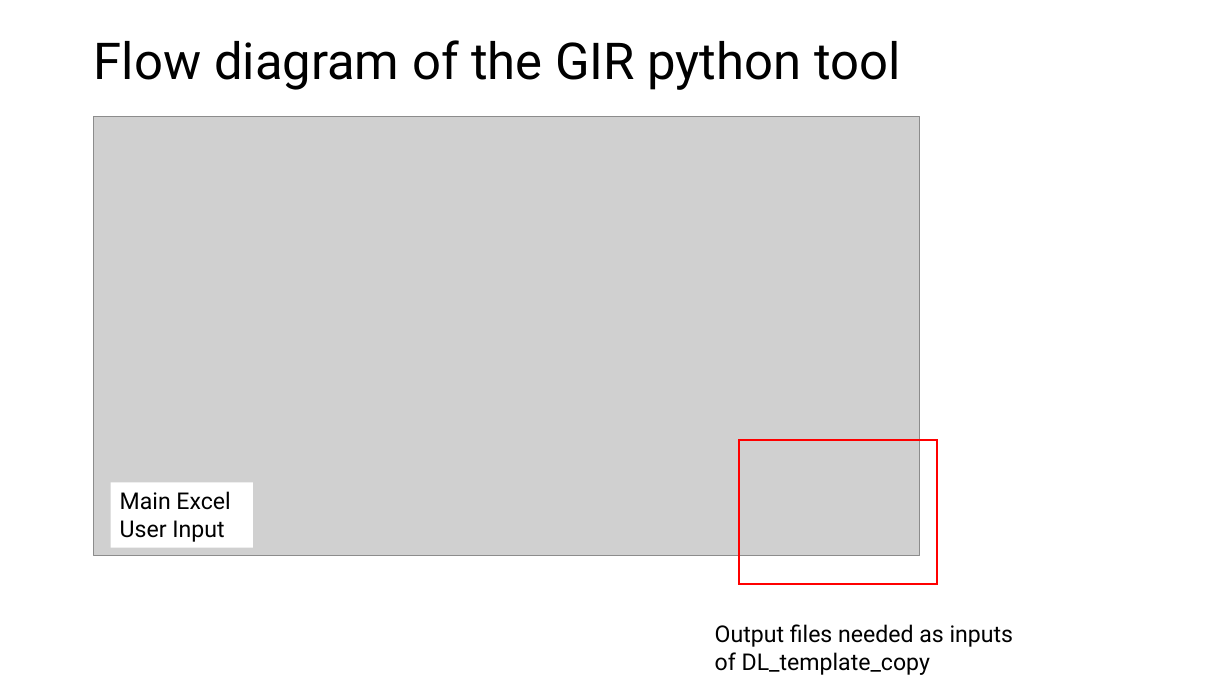
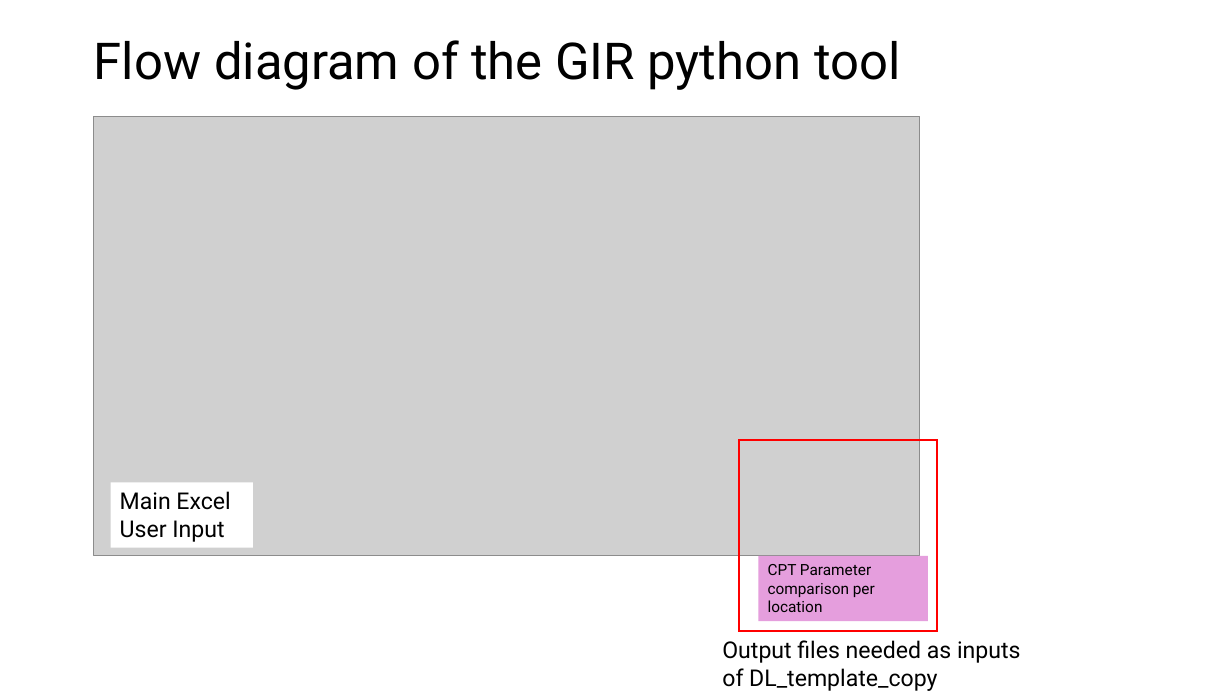
Before and after one commit to hem55-star/DL_template_copy, a slide deck: slide 3 of Instructions_manual_for_DL_template_copy.pptx. Drawn at 1232x693 pixels with LibreOffice and Linux fonts; fonts in the diff are those of the drawing; grey boxes stand for pictures. Boxes give left, top, right and bottom in pixels: in the first picture for what was removed or moved away, otherwise in the second. Text is boxed around its words. In the diff, an @@ line names an element or a change of style, - is before the commit and + after.

Commit message:
Included a new feature for CPT parameter comparison (to plot different CPT correlations of the specific parameter in the same plot)

```diff
--- a/Instructions_manual_for_DL_template_copy.pptx
+++ b/Instructions_manual_for_DL_template_copy.pptx
@@ rectangle: place and size @@
-rectangle at [739,440,937,584]
+rectangle at [739,440,937,631]
@@ rectangle added at [759,556,929,622], fill #E59EDD, 12 pt, text #000000 @@
+CPT Parameter comparison per location
@@ text "Output files needed as inputs ...": place and size @@
-text "Output files needed as inputs ..." at [715,624,1014,675]
+text "Output files needed as inputs ..." at [722,640,1021,691]
```
Also in this commit, not shown: 5 other slides changed, 2 slides added, 3 other files.
